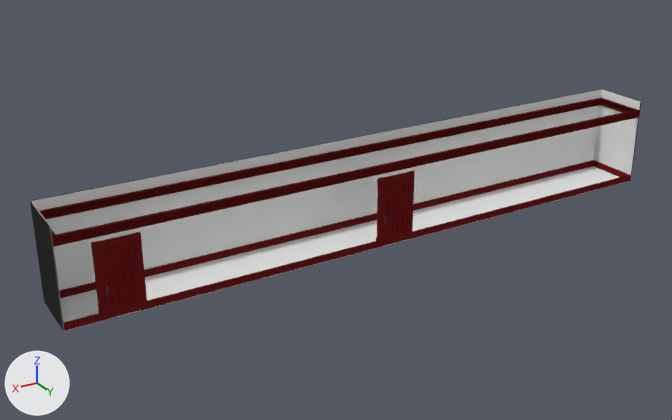
An edit to the Blender file Assets/models/hall01/walls_and_floors02i.blend, drawn before and after from the same camera.
The view is the same before and after, from a 50 mm lens placed at (65.8, 98.1, 54.0), pointed at (5.6, -2.1, 3.9). Lighting does not change. The marker at lower left points along +X, +Y and +Z.

In view in the first picture: 'door01', 'door02', 'doorway01', 'doorway02', 'floor', 'wall_back01.001', 'wall_back01.002', 'wall_bottom_trim.000', 'wall_bottom_trim.001', 'wall_e', 'wall_s', 'wall_top_trim', 'wall_top_trim.001', 'wall_top_trim.003', 'wall_w'.
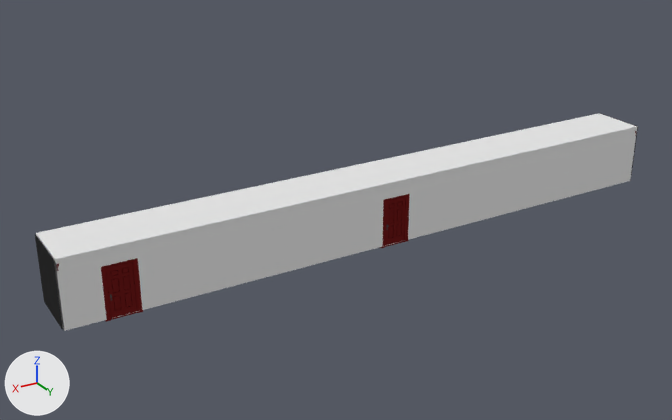
Location of each change, [x1, y1, x2, y2] in pixels of the pictures (672 x 420 px):
'wall_n', shown
    after: [55, 127, 637, 331]
'wall_s', hidden
    before: [32, 89, 602, 291]
'ceiling', shown
    after: [36, 113, 637, 259]
'wall_top_trim', moved, rescaled (not visible afterwards)
    before: [52, 110, 638, 247]
'wall_top_trim.001', hidden (red)
    before: [40, 98, 601, 219]
'wall_bottom_trim.000', moved, rescaled (not visible afterwards)
    before: [64, 175, 630, 330]
'wall_bottom_trim.001', hidden (red)
    before: [59, 160, 594, 298]
'wall_w', moved, rescaled (not visible afterwards)
    before: [594, 89, 640, 177]
'wall_back01.002', moved, rescaled (15% narrower, 26% shorter)
    before: [30, 202, 63, 330]
    after: [35, 235, 63, 330]
'door01', moved, rescaled (19% narrower, 24% shorter)
    before: [383, 180, 409, 246]
    after: [385, 197, 406, 247]
'doorway01', moved, rescaled
    before: [376, 171, 414, 248]
    after: [380, 194, 410, 248]
'wall_back01.001', hidden
    before: [31, 89, 601, 203]
'wall_e', moved, rescaled (12% narrower, 25% shorter)
    before: [32, 202, 65, 331]
    after: [36, 234, 65, 331]
'wall_top_trim.003', moved, rescaled (not visible afterwards)
    before: [600, 98, 639, 118]
'wall_bottom_trim.003', moved, rescaled (not visible afterwards)
    before: [593, 160, 631, 181]
'wall_back01.003', moved, rescaled (26% shorter)
    before: [603, 89, 641, 181]
    after: [600, 113, 638, 181]
'wall_top_trim.002', moved, rescaled
    before: [51, 230, 57, 247]
    after: [56, 264, 59, 271]
'floor', unchanged, covered by the edit
    before: [60, 166, 628, 330]
    after: [114, 241, 401, 318]

The change, as a diff of the scene's bpy script:
```diff
--- a/Assets/models/hall01/walls_and_floors02i.blend.py
+++ b/Assets/models/hall01/walls_and_floors02i.blend.py
@@ ob_wall_w @@
 ob_wall_w = bpy.data.objects.new('wall_w', me_plane_003)
-ob_wall_w.location = (-45.0, 0.0, 6.5)
+ob_wall_w.location = (-45.0, 0.0, 4.5)
 ob_wall_w.rotation_euler = (1.571, 0.0, 1.571)  # degrees (90, 0, 90)
-ob_wall_w.scale = (4.0, 6.5, 1.0)
+ob_wall_w.scale = (4.0, 4.5, 1.0)
@@ ob_wall_top_trim_003 @@
 ob_wall_top_trim_003.matrix_parent_inverse = Matrix(((0.0222, 0.0, 0.0, 0.0), (0.0, 0.0, 0.154, -1.0), (0.0, -1.0, 0.0, 4.0), (0.0, 0.0, 0.0, 1.0)))
-ob_wall_top_trim_003.location = (-45.0, 4.0, 11.58)
+ob_wall_top_trim_003.location = (-45.0, 4.0, 12.0)
 ob_wall_top_trim_003.rotation_euler = (0.0, 1.571, 0.0)  # degrees (0, 90, 0)
@@ ob_doorway01 @@
 ob_doorway01 = bpy.data.objects.new('doorway01', me_plane_007)
-ob_doorway01.location = (0.0, 3.7, 4.9)
+ob_doorway01.location = (0.0, 3.7, 3.5)
 ob_doorway01.rotation_euler = (1.571, 0.0, 0.0)  # degrees (90, 0, 0)
-ob_doorway01.scale = (2.85, 4.92, 1.0)
+ob_doorway01.scale = (2.25, 3.75, 1.0)
@@ ob_ceiling @@
 ob_ceiling = bpy.data.objects.new('ceiling', me_plane_011)
-ob_ceiling.location = (0.0, 0.0, 13.0)
+ob_ceiling.location = (0.0, 0.0, 9.0)
 ob_ceiling.rotation_euler = (3.142, 0.0, 0.0)  # degrees (180, 0, 0)
 ob_ceiling.scale = (45.0, 4.0, 1.0)
-ob_ceiling.hide_viewport = True
@@ ob_wall_e @@
 ob_wall_e = bpy.data.objects.new('wall_e', me_plane_009)
-ob_wall_e.location = (45.0, 0.0, 6.5)
+ob_wall_e.location = (45.0, 0.0, 4.5)
 ob_wall_e.rotation_euler = (1.571, 0.0, -1.571)  # degrees (90, 0, -90)
-ob_wall_e.scale = (4.0, 6.5, 1.0)
+ob_wall_e.scale = (4.0, 4.5, 1.0)
@@ ob_wall_s @@
 ob_wall_s = bpy.data.objects.new('wall_s', me_plane_005)
-ob_wall_s.location = (0.0, -4.0, 6.5)
+ob_wall_s.location = (0.0, -4.0, 4.5)
 ob_wall_s.rotation_euler = (1.571, 0.0, 3.142)  # degrees (90, 0, 180)
-ob_wall_s.scale = (45.0, 6.5, 1.0)
+ob_wall_s.scale = (45.0, 4.5, 1.0)
+ob_wall_s.hide_set(True)  # its collection is switched off
@@ ob_wall_back01_001 @@
 ob_wall_back01_001.scale = (45.0, 6.5, 1.0)
+ob_wall_back01_001.hide_set(True)  # its collection is switched off
@@ ob_wall_top_trim_001 @@
 ob_wall_top_trim_001.matrix_parent_inverse = Matrix(((0.0222, 0.0, 0.0, 0.0), (0.0, 0.0, 0.154, -1.0), (0.0, -1.0, 0.0, 4.0), (0.0, 0.0, 0.0, 1.0)))
-ob_wall_top_trim_001.location = (-45.0, 4.0, 11.58)
+ob_wall_top_trim_001.location = (-45.0, 4.0, 12.0)
 ob_wall_top_trim_001.rotation_euler = (0.0, 1.571, 0.0)  # degrees (0, 90, 0)
 ob_wall_top_trim_001.scale = (0.254, 0.254, 1.0)
+ob_wall_top_trim_001.hide_set(True)  # its collection is switched off
@@ ob_wall_bottom_trim_001 @@
 ob_wall_bottom_trim_001.scale = (45.0, 0.05, 0.5)
+ob_wall_bottom_trim_001.hide_set(True)  # its collection is switched off
@@ ob_wall_n @@
 ob_wall_n = bpy.data.objects.new('wall_n', me_plane)
-ob_wall_n.location = (0.0, 4.0, 6.5)
+ob_wall_n.location = (0.0, 4.0, 4.5)
 ob_wall_n.rotation_euler = (1.571, 0.0, 0.0)  # degrees (90, 0, 0)
-ob_wall_n.scale = (45.0, 6.5, 1.0)
-ob_wall_n.hide_viewport = True
+ob_wall_n.scale = (45.0, 4.5, 1.0)
@@ ob_wall_top_trim @@
 ob_wall_top_trim.matrix_parent_inverse = Matrix(((0.0222, 0.0, 0.0, 0.0), (0.0, 0.0, 0.154, -1.0), (0.0, -1.0, 0.0, 4.0), (0.0, 0.0, 0.0, 1.0)))
-ob_wall_top_trim.location = (-45.0, 4.0, 11.58)
+ob_wall_top_trim.location = (-45.0, 4.0, 12.0)
 ob_wall_top_trim.rotation_euler = (0.0, 1.571, 0.0)  # degrees (0, 90, 0)
```
